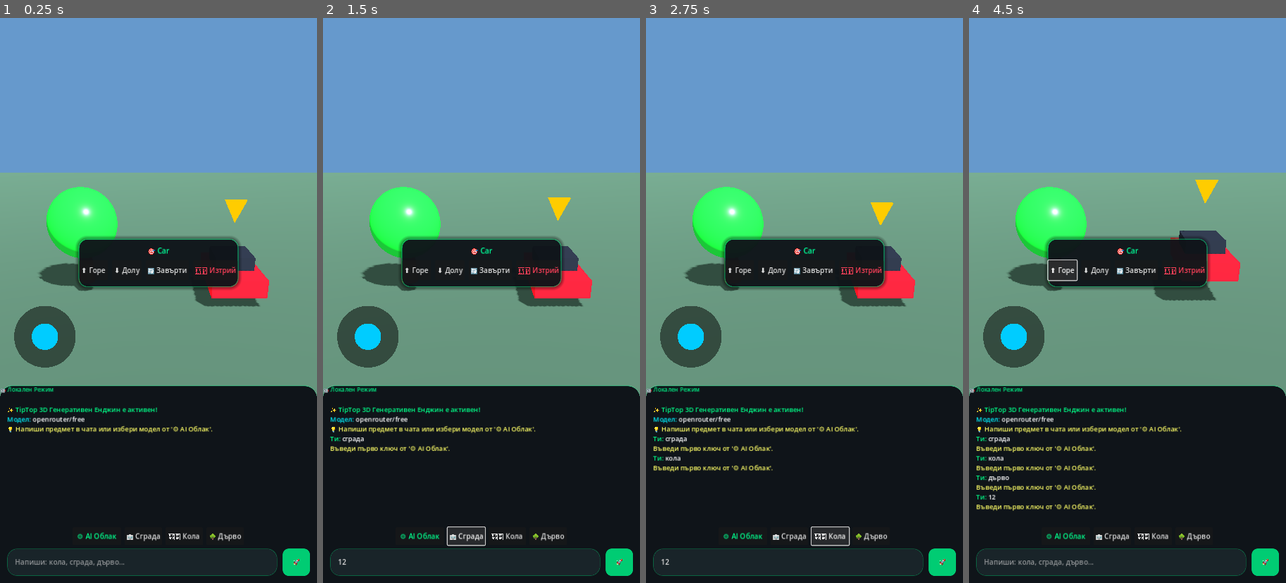
Above: before the commit, frames 1-4 (left to right).
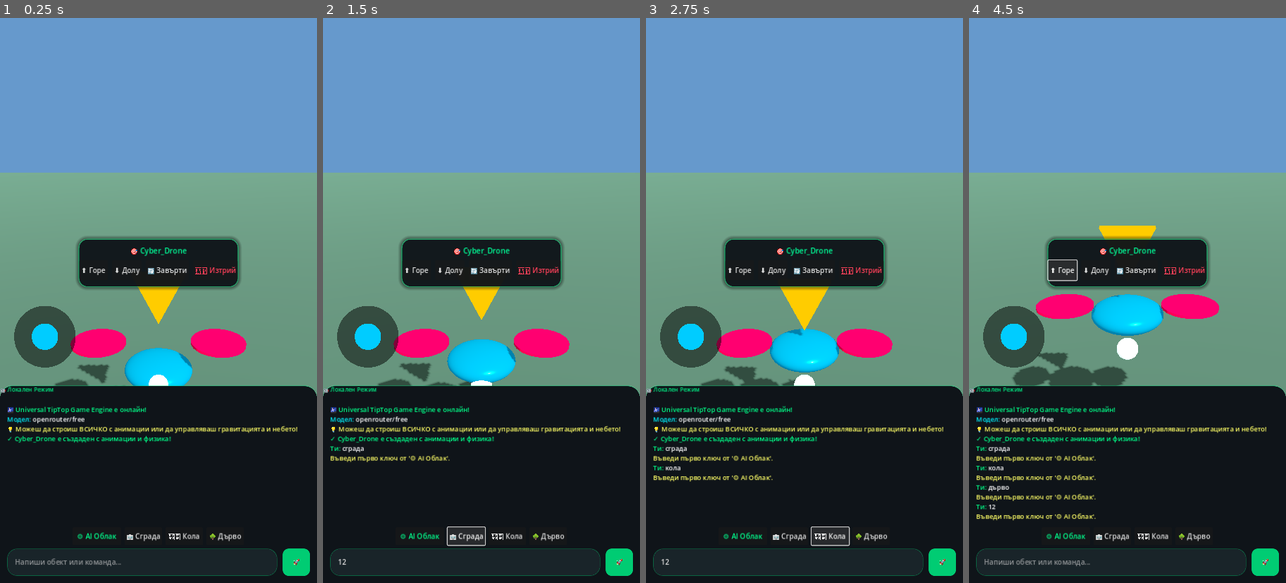
Above: after the commit, the same moments.

Repository: stanbg96/tiptop-game-engine
Game: Godot game, scene res://scenes/Main.tscn
Two runs of this game, one before a commit and one after it. Both use one fixed random seed, a clock stepped at 60 frames per second and the inputs below.
Inputs (mouse positions are in pixels of both pictures, inside the frame that each line leads up to):
- Up to frame 1 (0.25 s): no input
- Up to frame 2 (1.5 s): click (465, 560) at 0.52 s; type "12" at 0.6 s; click "🏢 Сграда" at 1.25 s
- Up to frame 3 (2.75 s): click "🏎️ Кола" at 2 s
- Up to frame 4 (4.5 s): click "🌳 Дърво" at 2.75 s; click "🚀" at 3.5 s; click "⬆️ Горе" at 4.25 s

The runs differ from the first frame. In frame 1, 8.6% of the frame differs, in the area x 2-94%, y 29-98%; in frame 2, 9.1%; in frame 3, 10%; in frame 4, 11%, in the area x 2-94%, y 28-98%.

Commit message:
Deploy Universal Engine: Physics, Gravity, Day/Night Lighting, Audio Synthesizer & Procedural Animations

Diff:
--- a/scenes/Main.tscn
+++ b/scenes/Main.tscn
@@ -103,6 +103,8 @@
 
 [node name="HTTPRequest" type="HTTPRequest" parent="."]
 
+[node name="AudioPlayer" type="AudioStreamPlayer" parent="."]
+
 [node name="WorldEnvironment" type="WorldEnvironment" parent="."]
 environment = SubResource("Environment_1")
 
@@ -302,7 +304,7 @@
 custom_minimum_size = Vector2(0, 62)
 theme_override_styles/normal = SubResource("StyleBoxFlat_input")
 theme_override_font_sizes/font_size = 16
-placeholder_text = "Напиши: кола, сграда, дърво..."
+placeholder_text = "Напиши обект или команда..."
 
 [node name="SendBtn" type="Button" parent="UI/ChatBG/VBox/Margin2/InputRow"]
 layout_mode = 2
@@ -337,9 +339,9 @@
 anchor_right = 0.5
 anchor_bottom = 0.5
 offset_left = -170.0
-offset_top = -290.0
+offset_top = -280.0
 offset_right = 170.0
-offset_bottom = 290.0
+offset_bottom = 280.0
 grow_horizontal = 2
 grow_vertical = 2
 theme_override_styles/panel = SubResource("StyleBoxFlat_modal_card")
--- a/scripts/Studio.gd
+++ b/scripts/Studio.gd
@@ -9,6 +9,9 @@
 @onready var indicator = $Indicator
 @onready var world = $World
 @onready var http_request = $HTTPRequest
+@onready var audio_player = $AudioPlayer
+@onready var env_node = $WorldEnvironment
+@onready var sun_light = $DirectionalLight3D
 
 @onready var api_page = $UI/ApiPage
 @onready var provider_select = $UI/ApiPage/Card/Margin/VBox/ProviderSelect
@@ -23,6 +26,9 @@
 var is_dragging: bool = false
 var cam_yaw: float = 0.0
 var cam_pitch: float = -0.4
+var current_gravity: float = 9.8
+
+var animated_parts: Array = []
 
 var providers = {
     0: {"name": "OpenRouter", "chat": "https://openrouter.ai/api/v1/chat/completions", "models_url": "https://openrouter.ai/api/v1/models"},
@@ -47,12 +53,20 @@
     _setup_provider_dropdown()
     _load_saved_config()
 
-    _add_log("[color=#00ff88]✨ TipTop 3D Генеративен Енджин е активен![/color]")
+    _add_log("[color=#00ff88]🌌 Universal TipTop Game Engine е онлайн![/color]")
     _add_log("[color=#00f2fe]Модел:[/color] " + current_model)
-    _add_log("[color=#ffff66]💡 Напиши предмет в чата или избери модел от '⚙️ AI Облак'.[/color]")
-
-    _build("дърво", Vector3(-3.5, 0.0, -5.0))
-    _build("кола", Vector3(3.5, 0.0, -5.0))
+    _add_log("[color=#ffff66]💡 Можеш да строиш ВСИЧКО с анимации или да управляваш гравитацията и небето![/color]")
+
+    # Стартов демонстрационен дрон с въртящи се перки
+    _compile_procedural_recipe(JSON.stringify({
+        "name": "Cyber_Drone",
+        "parts": [
+            {"shape": "sphere", "pos": [0, 2.0, 0], "size": [1.4, 0.6, 1.4], "color": "#00f2fe", "metallic": 0.9, "roughness": 0.1, "emission": "#002233", "anim": "bob"},
+            {"shape": "cylinder", "pos": [-1.2, 2.4, 0], "size": [1.1, 0.05, 1.1], "color": "#ff0055", "metallic": 0.5, "anim": "spin_y"},
+            {"shape": "cylinder", "pos": [1.2, 2.4, 0], "size": [1.1, 0.05, 1.1], "color": "#ff0055", "metallic": 0.5, "anim": "spin_y"},
+            {"shape": "sphere", "pos": [0, 1.8, 0.6], "size": [0.4, 0.4, 0.4], "color": "#ffffff", "emission": "#00ffff", "anim": "pulse"}
+        ]
+    }))
 
 func _setup_provider_dropdown():
     provider_select.clear()
@@ -62,19 +76,55 @@
     provider_select.add_item("🧠 DeepSeek (V3 / R1)")
 
 func _process(delta):
+    # 1. ДРОН ЛЕТЕНЕ ЧРЕЗ ДЖОЙСТИК
     if joy.output.length() > 0.05:
         var fwd = -camera.global_transform.basis.z
         var rgt = camera.global_transform.basis.x
         fwd.y = 0.0; rgt.y = 0.0
         fwd = fwd.normalized(); rgt = rgt.normalized()
-        camera.global_position += (rgt * joy.output.x + fwd * -joy.output.y) * 14.0 * delta
-
+        camera.global_position += (rgt * joy.output.x + fwd * -joy.output.y) * 15.0 * delta
+
+    # 2. МАРКЕР НАД ИЗБРАНИЯ ОБЕКТ
     if selected_obj and is_instance_valid(selected_obj):
         indicator.visible = true
         var bounce = sin(Time.get_ticks_msec() * 0.006) * 0.25
         indicator.global_position = selected_obj.global_position + Vector3(0, 3.2 + bounce, 0)
     else:
         indicator.visible = false
+
+    # 3. ПРОЦЕДУРЕН АНИМАЦИОНЕН ЕНДЖИН В РЕАЛНО ВРЕМЕ
+    _process_procedural_animations(delta)
+
+func _process_procedural_animations(delta):
+    var t = Time.get_ticks_msec() * 0.001
+    var i = 0
+    while i < animated_parts.size():
+        var item = animated_parts[i]
+        var node = item.get("node")
+        if not is_instance_valid(node):
+            animated_parts.remove_at(i)
+            continue
+
+        var anim_type = item.get("anim", "none")
+        var base_pos = item.get("base_pos", Vector3.ZERO)
+
+        match anim_type:
+            "spin_y":
+                node.rotate_y(delta * 8.0)
+            "spin_x":
+                node.rotate_x(delta * 8.0)
+            "spin_z":
+                node.rotate_z(delta * 8.0)
+            "bob":
+                node.position.y = base_pos.y + sin(t * 3.5) * 0.25
+            "flap":
+                node.rotation.z = sin(t * 7.0) * deg_to_rad(28.0)
+            "pulse":
+                if node is MeshInstance3D and node.material_override is StandardMaterial3D:
+                    var pulse_val = (sin(t * 6.0) * 0.5 + 0.5) * 4.0
+                    node.material_override.emission_energy_multiplier = pulse_val
+
+        i += 1
 
 func _unhandled_input(event):
     if api_page.visible: return
@@ -148,16 +198,8 @@
         _deselect()
 
 func _on_open_settings(): api_page.visible = true
-
-func _on_close_settings():
-    api_page.visible = false
-    _save_config()
-
-func _on_confirm_and_enter():
-    _save_config()
-    api_page.visible = false
-    _add_log("[color=#00ff88]✓ Готово! Активен модел:[/color] " + current_model)
-
+func _on_close_settings(): api_page.visible = false; _save_config()
+func _on_confirm_and_enter(): _save_config(); api_page.visible = false; _add_log("[color=#00ff88]✓ Активен модел:[/color] " + current_model)
 func _on_key_submitted(_new_text: String): _on_fetch_models_pressed()
 
 func _on_provider_selected(idx: int):
@@ -174,7 +216,7 @@
 
     is_testing_models = true
     test_btn.disabled = true
-    status_lbl.text = "⏳ Сваляне и проверка на моделите..."
+    status_lbl.text = "⏳ Сваляне на модели..."
     status_lbl.modulate = Color(0, 1, 0.6)
 
     var url = providers[current_provider_idx]["models_url"]
@@ -197,7 +239,7 @@
                 if list.is_empty(): list = res.get("models", [])
                 raw_models_cache = list
                 _render_models_list(raw_models_cache, "")
-                status_lbl.text = "✅ Намерени " + str(raw_models_cache.size()) + " модела! Скролвай свободно."
+                status_lbl.text = "✅ Намерени " + str(raw_models_cache.size()) + " модела!"
                 status_lbl.modulate = Color(0, 1, 0.5)
                 _save_config()
             else:
@@ -216,9 +258,9 @@
                     var raw_content = choices[0].get("message", {}).get("content", "").strip_edges()
                     _compile_procedural_recipe(raw_content)
                 else:
-                    _add_log("[color=#ff4444]AI не върна отговор.[/color]")
+                    _add_log("[color=#ff4444]AI не върна съдържание.[/color]")
             else:
-                _add_log("[color=#ff4444]Невалиден JSON от AI.[/color]")
+                _add_log("[color=#ff4444]Невалиден JSON отговор.[/color]")
         else:
             _add_log("[color=#ff4444]Грешка при заявка (" + str(response_code) + ").[/color]")
 
@@ -255,8 +297,7 @@
     if sel_idx != -1 and sel_idx < models_list_ui.item_count:
         models_list_ui.select(sel_idx)
 
-func _on_search_changed(new_text: String):
-    _render_models_list(raw_models_cache, new_text)
+func _on_search_changed(new_text: String): _render_models_list(raw_models_cache, new_text)
 
 func _on_model_item_selected(index: int):
     if index >= 0 and index < model_ids_map.size():
@@ -304,100 +345,219 @@
     if t.is_empty(): return
     chat_input.text = ""
     _add_log("[color=#00ff88]Ти:[/color] " + t)
-    if not api_key.is_empty(): _request_ai_procedural_recipe(t)
-    else: _add_log("[color=#ffff66]Въведи първо ключ от '⚙️ AI Облак'.[/color]")
+
+    # Проверка за команди за директен контрол на света и физиката
+    if _handle_world_commands(t.to_lower()):
+        return
+
+    if not api_key.is_empty():
+        _request_ai_universal_recipe(t)
+    else:
+        _add_log("[color=#ffff66]Въведи първо ключ от '⚙️ AI Облак'.[/color]")
 
 func _on_chip_pressed(txt: String):
     _add_log("[color=#00ff88]Ти:[/color] " + txt)
-    if not api_key.is_empty(): _request_ai_procedural_recipe(txt)
+    if not api_key.is_empty(): _request_ai_universal_recipe(txt)
     else: _add_log("[color=#ffff66]Въведи първо ключ от '⚙️ AI Облак'.[/color]")
 
-func _request_ai_procedural_recipe(prompt: String):
-    _add_log("[color=#00f2fe]⏳ " + current_model + " проектира 3D модела в RAM...[/color]")
+# КОМАНДИ ЗА ДИРЕКТЕН КОНТРОЛ НАД СВЕТА, ФИЗИКАТА И ЗВУКА
+func _handle_world_commands(cmd: String) -> bool:
+    if "гравитация 0" in cmd or "нулева гравитация" in cmd:
+        current_gravity = 0.0
+        _set_world_gravity(0.0)
+        _play_sound_synth("magic")
+        _add_log("[color=#00ff88]🪐 Гравитацията е нулева! Обектите плуват безтегловно.[/color]")
+        return true
+    elif "земна гравитация" in cmd or "нормална гравитация" in cmd:
+        current_gravity = 9.8
+        _set_world_gravity(9.8)
+        _play_sound_synth("hit")
+        _add_log("[color=#00ff88]🌍 Гравитацията е възстановена (9.8 m/s²).[/color]")
+        return true
+    elif "лунна гравитация" in cmd:
+        current_gravity = 1.6
+        _set_world_gravity(1.6)
+        _play_sound_synth("magic")
+        _add_log("[color=#00ff88]🌙 Лунна гравитация активирана (1.6 m/s²).[/color]")
+        return true
+    elif "нощ" in cmd or "залез" in cmd or "ден" in cmd:
+        _change_environment_lighting(cmd)
+        _play_sound_synth("laser")
+        return true
+    elif "музика" in cmd or "звук" in cmd:
+        _play_sound_synth("chime")
+        _add_log("[color=#00ff88]🎵 Изсвирен синтезиран PBR аудио тон![/color]")
+        return true
+    return false
+
+func _set_world_gravity(val: float):
+    PhysicsServer3D.area_set_param(get_world_3d().space, PhysicsServer3D.AREA_PARAM_GRAVITY, val)
+
+func _change_environment_lighting(type: String):
+    if not env_node or not env_node.environment: return
+    if "нощ" in type:
+        env_node.environment.background_color = Color(0.02, 0.03, 0.06)
+        sun_light.light_energy = 0.2
+        sun_light.light_color = Color(0.4, 0.6, 1.0)
+        _add_log("[color=#00f2fe]🌙 Активирана е нощна кибер атмосфера.[/color]")
+    elif "залез" in type:
+        env_node.environment.background_color = Color(0.4, 0.15, 0.1)
+        sun_light.light_energy = 1.2
+        sun_light.light_color = Color(1.0, 0.45, 0.2)
+        _add_log("[color=#ff9900]🌅 Залез с топло оранжево осветление.[/color]")
+    else:
+        env_node.environment.background_color = Color(0.4, 0.6, 0.8)
+        sun_light.light_energy = 1.2
+        sun_light.light_color = Color(1.0, 0.98, 0.92)
+        _add_log("[color=#00ff88]☀️ Дневно слънчево осветление.[/color]")
+
+# СОФТУЕРЕН СИНТЕЗАТОР НА ЗВУК В RAM (0 MB аудио файлове)
+func _play_sound_synth(type: String):
+    if not audio_player: return
+    var sample_rate = 22050.0
+    var duration = 0.35
+    var num_samples = int(sample_rate * duration)
+    var pcm = PackedByteArray()
+    pcm.resize(num_samples * 2)
+
+    var freq = 440.0
+    if type == "laser": freq = 880.0
+    elif type == "magic": freq = 587.3
+    elif type == "hit": freq = 120.0
+
+    for idx in range(num_samples):
+        var t = float(idx) / sample_rate
+        var f_current = freq
+        if type == "laser": f_current = freq * (1.0 - t * 2.0)
+        elif type == "magic": f_current = freq + sin(t * 30.0) * 100.0
+
+        var sample = sin(t * f_current * TAU) * (1.0 - (float(idx) / float(num_samples)))
+        var val16 = int(clamp(sample, -1.0, 1.0) * 32767.0)
+        pcm.encode_s16(idx * 2, val16)
+
+    var stream = AudioStreamWAV.new()
+    stream.format = AudioStreamWAV.FORMAT_16_BITS
+    stream.mix_rate = int(sample_rate)
+    stream.data = pcm
+    audio_player.stream = stream
+    audio_player.play()
+
+# УНИВЕРСАЛЕН AI ПРОМПТ ЗА ВСЕКИ ОБЕКТ В СВЕТА С АНИМАЦИИ
+func _request_ai_universal_recipe(prompt: String):
+    _add_log("[color=#00f2fe]⏳ " + current_model + " проектира универсален модел с физика и анимации...[/color]")
     var url = providers[current_provider_idx]["chat"]
     var headers = ["Authorization: Bearer " + api_key, "Content-Type: application/json"]
     if current_provider_idx == 0:
         headers.append("HTTP-Referer: https://tiptop.engine")
         headers.append("X-Title: TipTop Studio")
 
-    var system_prompt = """Ти си процедурен 3D CAD генератор.
+    var system_prompt = """You are a Universal 3D Procedural Engine compiler.
+Construct ANY object described by the user using 3D geometric primitives.
+You can animate parts using the "anim" property.
+
+OUTPUT ONLY RAW VALID JSON (no markdown, no explanations):
 {
-  "name": "Име",
+  "name": "BulgarianName",
+  "physics": "static" | "rigid",
   "parts": [
     {
-      "shape": "box" | "sphere" | "cylinder" | "prism" | "torus" | "capsule",
+      "shape": "box" | "sphere" | "cylinder" | "torus" | "prism" | "capsule",
       "pos": [x, y, z],
       "size": [w, h, d],
       "rot": [pitch_deg, yaw_deg, roll_deg],
       "color": "#HEX",
       "metallic": 0.0-1.0,
       "roughness": 0.0-1.0,
-      "emission": "#000000"
+      "emission": "#000000",
+      "anim": "none" | "spin_y" | "spin_x" | "spin_z" | "bob" | "flap" | "pulse"
     }
   ]
-}"""
+}
+
+RULES:
+- Y=0 is ground level. Parts must have Y >= 0.
+- For rotating parts (propellers, wheels, clock hands, turbines) use "anim": "spin_y" or "spin_x".
+- For hovering crafts/drones/magic use "anim": "bob".
+- For wings use "anim": "flap".
+- For glowing lights/cores use "anim": "pulse".
+- Use between 5 and 14 well-placed parts to make the object unmistakable and detailed."""
 
     var body = JSON.stringify({
         "model": current_model,
         "messages": [
             {"role": "system", "content": system_prompt},
-            {"role": "user", "content": "Конструирай: " + prompt}
+            {"role": "user", "content": "Build 3D object: " + prompt}
         ],
+        "max_tokens": 1400,
         "temperature": 0.2
     })
     http_request.request(url, headers, HTTPClient.METHOD_POST, body)
 
+# КОМПИЛИРАНЕ НА УНИВЕРСАЛНИЯ МОДЕЛ С PBR И АНИМАЦИОННИ НИШКИ
 func _compile_procedural_recipe(raw_json: String):
     var clean_text = raw_json.strip_edges()
-    if clean_text.begins_with("```"):
-        clean_text = clean_text.trim_prefix("```json").trim_prefix("```").trim_suffix("```").strip_edges()
+    if clean_text.contains("```"):
+        var parts = clean_text.split("```")
+        for p in parts:
+            var trimmed = p.strip_edges()
+            if trimmed.begins_with("json"): trimmed = trimmed.substr(4).strip_edges()
+            if trimmed.begins_with("{") and trimmed.ends_with("}"):
+                clean_text = trimmed
+                break
+
     var s_idx = clean_text.find("{"); var e_idx = clean_text.rfind("}")
     if s_idx != -1 and e_idx != -1 and e_idx > s_idx:
         clean_text = clean_text.substr(s_idx, e_idx - s_idx + 1)
 
+    var regex = RegEx.new()
+    regex.compile(",\\s*([\\]\\}])")
+    clean_text = regex.sub(clean_text, "$1", true)
+
     var json = JSON.new()
     if json.parse(clean_text) != OK:
-        _add_log("[color=#ff4444]AI не върна валидна JSON схема.[/color]")
+        _add_log("[color=#ff4444]AI върна непълен JSON. Опитай пак с кратка заявка.[/color]")
         return
 
     var recipe = json.get_data()
     if not recipe is Dictionary or not recipe.has("parts"):
-        _add_log("[color=#ff4444]Липсват геометрични части.[/color]")
+        _add_log("[color=#ff4444]Липсват геометрични части в отговора.[/color]")
         return
 
     var fwd = -camera.global_transform.basis.z; fwd.y = 0.0
-    var spawn_pos = camera.global_position + fwd.normalized() * 6.0; spawn_pos.y = 0.0
+    var spawn_pos = camera.global_position + fwd.normalized() * 6.5; spawn_pos.y = 0.0
 
     var root_obj = Node3D.new()
     root_obj.position = spawn_pos
-    root_obj.name = str(recipe.get("name", "AI_Object"))
-
-    var rb = StaticBody3D.new()
-    rb.add_to_group("prop")
-    root_obj.add_child(rb)
+    root_obj.name = str(recipe.get("name", "Object"))
+
+    var is_rigid = str(recipe.get("physics", "static")).to_lower() == "rigid"
+    var body_node = RigidBody3D.new() if is_rigid else StaticBody3D.new()
+    body_node.add_to_group("prop")
+    root_obj.add_child(body_node)
 
     for part in recipe.get("parts", []):
         var shape_type = str(part.get("shape", "box")).to_lower()
         var pos_arr = part.get("pos", [0, 0, 0])
         var size_arr = part.get("size", [1, 1, 1])
         var rot_arr = part.get("rot", [0, 0, 0])
-        var color_hex = str(part.get("color", "#aaaaaa"))
-        var metallic_val = float(part.get("metallic", 0.1))
-        var roughness_val = float(part.get("roughness", 0.5))
+        var color_hex = str(part.get("color", "#00f2fe"))
+        var metallic_val = float(part.get("metallic", 0.2))
+        var roughness_val = float(part.get("roughness", 0.4))
         var emission_hex = str(part.get("emission", "#000000"))
-
-        var p_pos = Vector3(float(pos_arr[0]), float(pos_arr[1]), float(pos_arr[2]))
+        var anim_type = str(part.get("anim", "none")).to_lower()
+
+        var p_pos = Vector3(float(pos_arr[0]), max(0.0, float(pos_arr[1])), float(pos_arr[2]))
         var p_size = Vector3(max(0.05, float(size_arr[0])), max(0.05, float(size_arr[1])), max(0.05, float(size_arr[2])))
         var p_rot = Vector3(deg_to_rad(float(rot_arr[0])), deg_to_rad(float(rot_arr[1])), deg_to_rad(float(rot_arr[2])))
 
         var mat = StandardMaterial3D.new()
-        mat.albedo_color = Color.from_string(color_hex, Color.GRAY)
+        mat.albedo_color = Color.from_string(color_hex, Color.CYAN)
         mat.metallic = metallic_val
         mat.roughness = roughness_val
         if emission_hex != "#000000" and emission_hex != "":
             mat.emission_enabled = true
             mat.emission = Color.from_string(emission_hex, Color.BLACK)
-            mat.emission_energy_multiplier = 2.0
+            mat.emission_energy_multiplier = 3.0
 
         var mesh_inst = MeshInstance3D.new()
         var mesh_res: Mesh = null
@@ -425,52 +585,26 @@
         mesh_inst.material_override = mat
         mesh_inst.position = p_pos
         mesh_inst.rotation = p_rot
-        rb.add_child(mesh_inst)
-
+        body_node.add_child(mesh_inst)
+
+        # Регистриране в анимационния конвейер
+        if anim_type != "none":
+            animated_parts.append({
+                "node": mesh_inst,
+                "anim": anim_type,
+                "base_pos": p_pos,
+                "base_rot": p_rot
+            })
+
+    # Автоматичен колидър
     var col = CollisionShape3D.new()
     var box_shape = BoxShape3D.new()
-    box_shape.size = Vector3(3.0, 3.0, 3.0)
+    box_shape.size = Vector3(3.2, 3.5, 3.2)
     col.shape = box_shape
-    col.position.y = 1.5
-    rb.add_child(col)
+    col.position.y = 1.75
+    body_node.add_child(col)
 
     world.add_child(root_obj)
     _select(root_obj)
-    _add_log("[color=#00ff88]✓ " + root_obj.name + " е създаден в 3D пространството![/color]")
-
-func _build(prompt: String, forced_pos: Vector3 = Vector3.INF):
-    var pos = forced_pos
-    if pos == Vector3.INF:
-        var fwd = -camera.global_transform.basis.z; fwd.y = 0.0
-        pos = camera.global_position + fwd.normalized() * 5.0; pos.y = 0.0
-
-    var obj = Node3D.new(); obj.position = pos
-    var rb = StaticBody3D.new(); rb.add_to_group("prop"); obj.add_child(rb)
-
-    if "дърво" in prompt:
-        obj.name = "Tree"
-        var trunk = CylinderMesh.new(); trunk.top_radius = 0.3; trunk.bottom_radius = 0.4; trunk.height = 1.8
-        _add_prim(rb, trunk, Vector3(0, 0.9, 0), Color(0.45, 0.25, 0.12))
-        var leaves = SphereMesh.new(); leaves.radius = 1.6; leaves.height = 3.2
-        _add_prim(rb, leaves, Vector3(0, 2.8, 0), Color(0.12, 0.78, 0.22))
-        var bs = BoxShape3D.new(); bs.size = Vector3(2.5, 4.5, 2.5); _add_c(rb, bs, Vector3(0, 2.2, 0))
-    elif "кола" in prompt:
-        obj.name = "Car"
-        var ch = BoxMesh.new(); ch.size = Vector3(2.4, 0.8, 4.6); _add_prim(rb, ch, Vector3(0, 0.4, 0), Color(1.0, 0.1, 0.15))
-        var cb = BoxMesh.new(); cb.size = Vector3(1.8, 0.6, 2.2); _add_prim(rb, cb, Vector3(0, 1.1, -0.2), Color(0.12, 0.14, 0.18))
-        var cs = BoxShape3D.new(); cs.size = Vector3(2.4, 1.4, 4.6); _add_c(rb, cs, Vector3(0, 0.7, 0))
-    else:
-        obj.name = "Building"
-        var b = BoxMesh.new(); b.size = Vector3(3.0, 6.0, 3.0); _add_prim(rb, b, Vector3(0, 3.0, 0), Color(0.22, 0.38, 0.58))
-        var cs = BoxShape3D.new(); cs.size = Vector3(3.0, 6.0, 3.0); _add_c(rb, cs, Vector3(0, 3.0, 0))
-
-    world.add_child(obj)
-    _select(obj)
-
-func _add_prim(parent_node: Node3D, mesh_res: Mesh, pos: Vector3, col: Color):
-    var m = MeshInstance3D.new(); m.mesh = mesh_res; m.position = pos
-    var mat = StandardMaterial3D.new(); mat.albedo_color = col; mat.roughness = 0.3
-    m.material_override = mat; parent_node.add_child(m)
-
-func _add_c(parent_node: Node3D, shape_res: Shape3D, pos: Vector3):
-    var c = CollisionShape3D.new(); c.shape = shape_res; c.position = pos; parent_node.add_child(c)
+    _play_sound_synth("magic")
+    _add_log("[color=#00ff88]✓ " + root_obj.name + " е създаден с анимации и физика![/color]")
